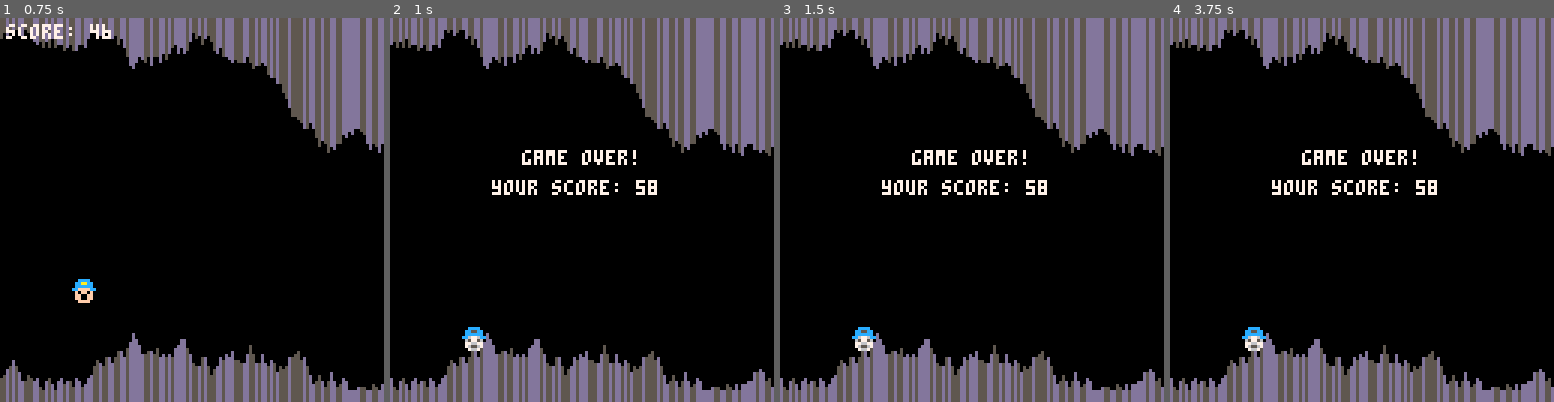
Above: before the commit, frames 1-4 (left to right).
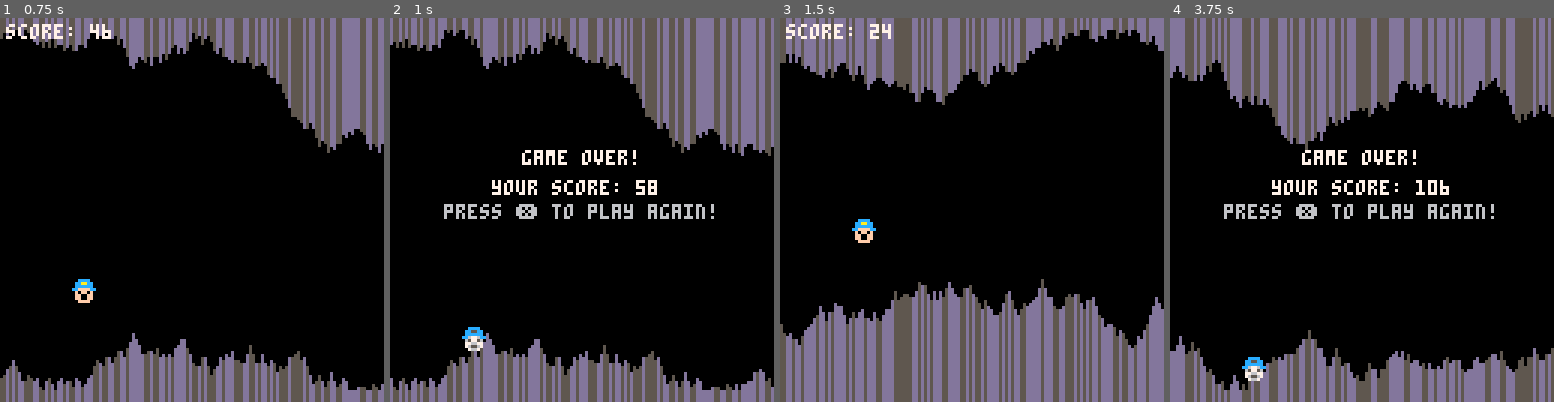
Above: after the commit, the same moments.

Repository: schoblaska/pico-8
Game: PICO-8 cartridge cavediver.p8
Same seed, same stepped clock (60 frames per second), same inputs: the game is played once before the commit and once after it.
Inputs:
- Up to frame 1 (0.75 s): tap X (X key) at 0.33 s
- Up to frame 2 (1 s): no input
- Up to frame 3 (1.5 s): tap X (X key) at 1.07 s
- Up to frame 4 (3.75 s): tap X (X key) at 1.85, 2.97 s; hold Up 2.15-2.42 s

Frame 1 is identical in both runs. In frame 2, 1.1% of the frame differs, in the area x 14-85%, y 48-53%; in frame 3, 40%, in the area x 0-100%, y 0-100%; in frame 4, 30%.

Commit message:
button to restart game

Diff:
--- a/cavediver.p8
+++ b/cavediver.p8
@@ -12,6 +12,8 @@
     update_cave()
     move_player()
     check_hit()
+  else
+    if (btnp(5)) _init()
   end
 end
 
@@ -23,6 +25,7 @@
   if (game_over) then
     print("game over!", 44, 44, 7)
     print("your score: " .. player.score, 34, 54, 7)
+    print("press ❎ to play again!", 18, 62, 6)
   else
     print("score: " .. player.score, 2, 2, 7)
   end
